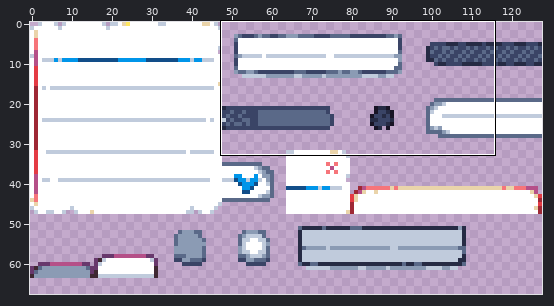
Sprite sheet: wingrid/assets/art/tiles/tiles_paper.png. The picture above shows the old version from afar; the outline marks the close-up.
Close-up. Before the edit:
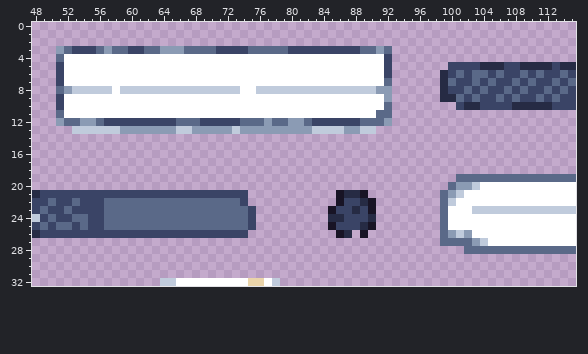
The file is 128x128 pixels. Shown: x 48..115, y 0..32. The wide view leaves out empty margins.
The same view after the edit:
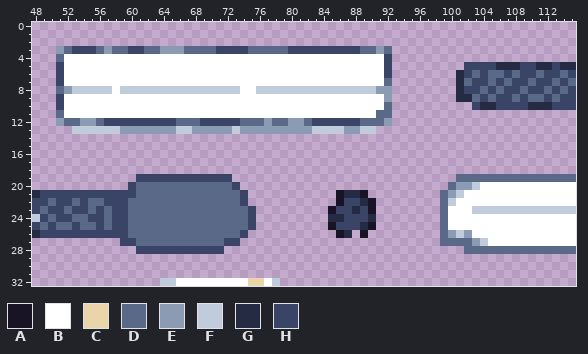
Palette (. is transparent): A #181425  B #ffffff  C #ead4aa  D #5a6988  E #8b9bb4  F #c0cbdc  G #262b44  H #3a4466
Diff:
y 5: x 100..101 HH -> ..; x 104..105 GG -> HH; x 107..110 HHGG -> GGHH
y 6: x 99..101 GHD -> ..G; x 104..105 DH -> HD; x 108..109 HD -> DH
y 7: x 99..103 GDHHD -> ..GDH; x 107..108 HD -> DH
y 8: x 99..102 GHHD -> ..GH; x 106..107 HD -> DH
y 9: x 99..102 GGDH -> ..GG; x 105..106 HD -> DH; x 110 H -> D
y 10: x 101..105 HGGHH -> ..HGG; x 108..109 GG -> HH
y 19: x 61..72 ............ -> HHHHHHHHHHHH
y 20: x 60..73 .............. -> HDDDDDDDDDDDDH
y 21: x 61..73 HHHHHHHHHHHHH -> DDDDDDDDDDDDD
y 22: x 55..59 HHDDD -> DDHHH
y 23: x 55 H -> D; x 58..59 DD -> HH
y 24: x 58..59 DD -> HH
y 25: x 55 H -> D; x 58..59 DD -> HH
y 26: x 60..73 HHHHHHHHHHHHHH -> DDDDDDDDDDDDDD
y 27: x 59..73 ............... -> HHDDDDDDDDDDDHH
y 28: x 61..71 ........... -> HHHHHHHHHHH
Where, in picture pixels (left, top, right, bottom), the same in both close-ups:
changed: (440, 62, 536, 110)
changed: (88, 174, 240, 254)
